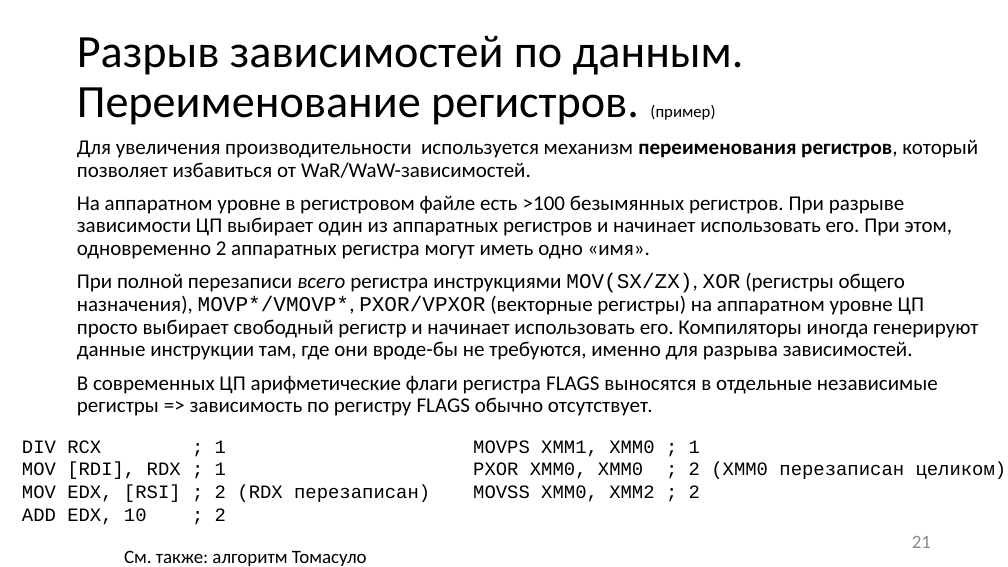
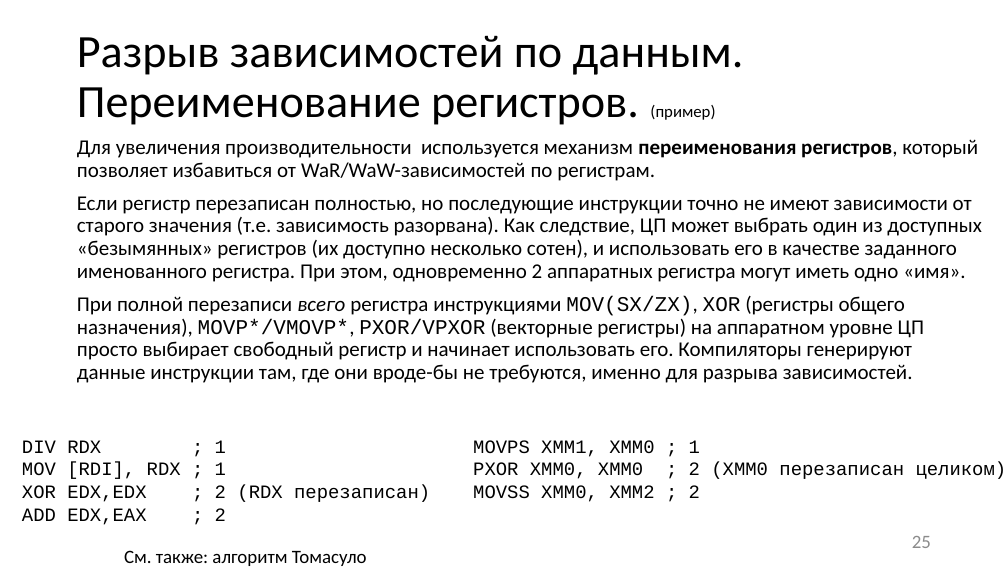
Before and after one commit to itsecd/low-level-programming, a slide deck: slide 25 of Lectures/7.Microarchitecture/Lecture7.pptx (slide 21 before the commit). Drawn at 1008x567 pixels with LibreOffice and Linux fonts; fonts in the diff are those of the drawing. Boxes give left, top, right and bottom in pixels: in the first picture for what was removed or moved away, otherwise in the second. Text is boxed around its words. In the diff, an @@ line names an element or a change of style, - is before the commit and + after.

Commit message:
[~] Lecture7 [~] Lecture8

```diff
--- a/Lectures/7.Microarchitecture/Lecture7.pptx
+++ b/Lectures/7.Microarchitecture/Lecture7.pptx
@@ text at <box>77,139,981,383</box>: text changed @@
-Для увеличения производительности используется механизм переименования регистров, который позволяет избавиться от WaR/WaW-зависимостей.
-На аппаратном уровне в регистровом файле есть >100 безымянных регистров. При разрыве зависимости ЦП выбирает один из аппаратных регистров и начинает использовать его. При этом, одновременно 2 аппаратных регистра могут иметь одно «имя».
-При полной перезаписи всего регистра инструкциями MOV(SX/ZX), XOR (регистры общего назначения), MOVP*/VMOVP*, PXOR/VPXOR (векторные регистры) на аппаратном уровне ЦП просто выбирает свободный регистр и начинает использовать его. Компиляторы иногда генерируют данные инструкции там, где они вроде-бы не требуются, именно для разрыва зависимостей.
-В современных ЦП арифметические флаги регистра FLAGS выносятся в отдельные независимые регистры => зависимость по регистру FLAGS обычно отсутствует.
+Для увеличения производительности используется механизм переименования регистров, который позволяет избавиться от WaR/WaW-зависимостей по регистрам.
+Если регистр перезаписан полностью, но последующие инструкции точно не имеют зависимости от старого значения (т.е. зависимость разорвана). Как следствие, ЦП может выбрать один из доступных «безымянных» регистров (их доступно несколько сотен), и использовать его в качестве заданного именованного регистра. При этом, одновременно 2 аппаратных регистра могут иметь одно «имя».
+При полной перезаписи всего регистра инструкциями MOV(SX/ZX), XOR (регистры общего назначения), MOVP*/VMOVP*, PXOR/VPXOR (векторные регистры) на аппаратном уровне ЦП просто выбирает свободный регистр и начинает использовать его. Компиляторы генерируют данные инструкции там, где они вроде-бы не требуются, именно для разрыва зависимостей.
@@ text at <box>22,440,226,453</box>: text changed @@
-DIV RCX ; 1
+DIV RDX ; 1
@@ text at <box>22,485,430,525</box>: text changed @@
-MOV EDX, [RSI] ; 2 (RDX перезаписан)
-ADD EDX, 10 ; 2
+XOR EDX,EDX ; 2 (RDX перезаписан)
+ADD EDX,EAX ; 2
@@ page number at <box>912,536,931,548</box>: text changed @@
-21
+25
```
Also in this commit, not shown: 16 other slides changed, 6 slides added, 1 slide removed, 11 other files.
